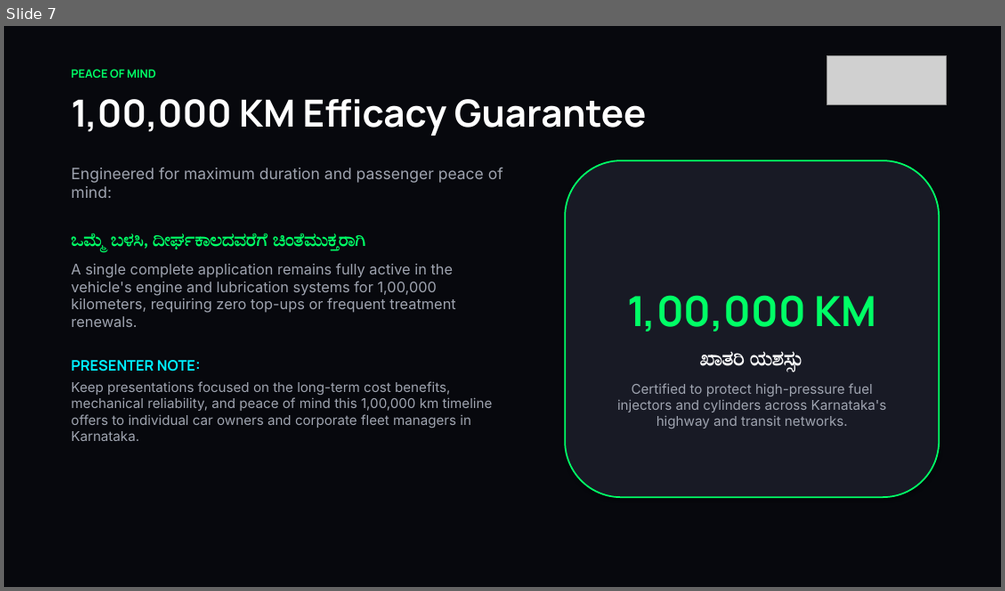
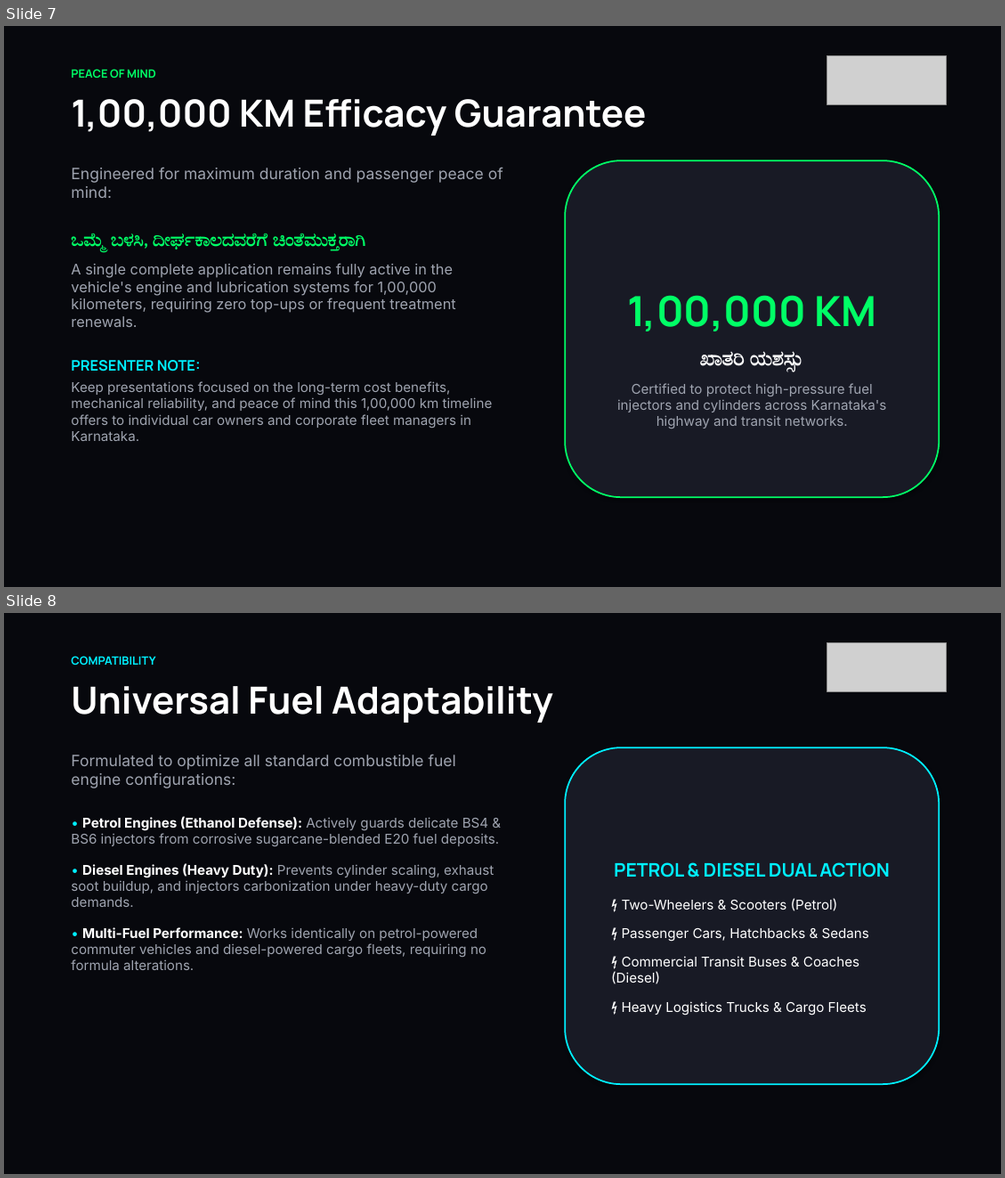
Before and after one commit to suryadharani/sundar-carbon-antidote-plus, a slide deck: sundar_carbon_antidote_plus_karnataka.pptx. Shown one above the other, each under a label of ours: slide 7 before the commit, slides 7 and 8 after it. The pictures are 1005x591 and 1005x1178 pixels, drawn with LibreOffice and Linux fonts; fonts in the diff are those of the drawing; grey boxes stand for pictures. Boxes give left, top, right and bottom in pixels: in the first picture for what was removed or moved away, otherwise in the second. Text is boxed around its words. In the diff, an @@ line names an element or a change of style, - is before the commit and + after.

Commit message:
Added slide 8 for Universal Petrol & Diesel Compatibility and updated slide 1 tagline

```diff
--- a/sundar_carbon_antidote_plus_karnataka.pptx
+++ b/sundar_carbon_antidote_plus_karnataka.pptx
@@ slide 8 added at [4,613,1001,1174], background #07080D @@
@@ text added at [71,656,155,665], 11 pt, text #00F0FF, bold @@
+COMPATIBILITY
@@ picture added at [826,643,947,691] @@
@@ text added at [71,686,553,722], 36 pt, text #FFFFFF, bold @@
+Universal Fuel Adaptability
@@ text added at [71,754,499,970], 13 pt, text #9FA4B0 @@
+Formulated to optimize all standard combustible fuel engine configurations:
+• Petrol Engines (Ethanol Defense): Actively guards delicate BS4 & BS6 injectors from corrosive sugarcane-blended E20 fuel deposits.
+• Diesel Engines (Heavy Duty): Prevents cylinder scaling, exhaust soot buildup, and injectors carbonization under heavy-duty cargo demands.
+• Multi-Fuel Performance: Works identically on petrol-powered commuter vehicles and diesel-powered cargo fleets, requiring no formula alterations.
@@ rounded rectangle added at [565,747,938,1084], fill #181A25, outline #00F0FF 1.5 pt, 13 pt, text #FFFFFF @@
+PETROL & DIESEL DUAL ACTION
+⚡ Two-Wheelers & Scooters (Petrol)
+⚡ Passenger Cars, Hatchbacks & Sedans
+⚡ Commercial Transit Buses & Coaches (Diesel)
+⚡ Heavy Logistics Trucks & Cargo Fleets
```
Also in this commit, not shown: 1 slide changed, 1 other file.
